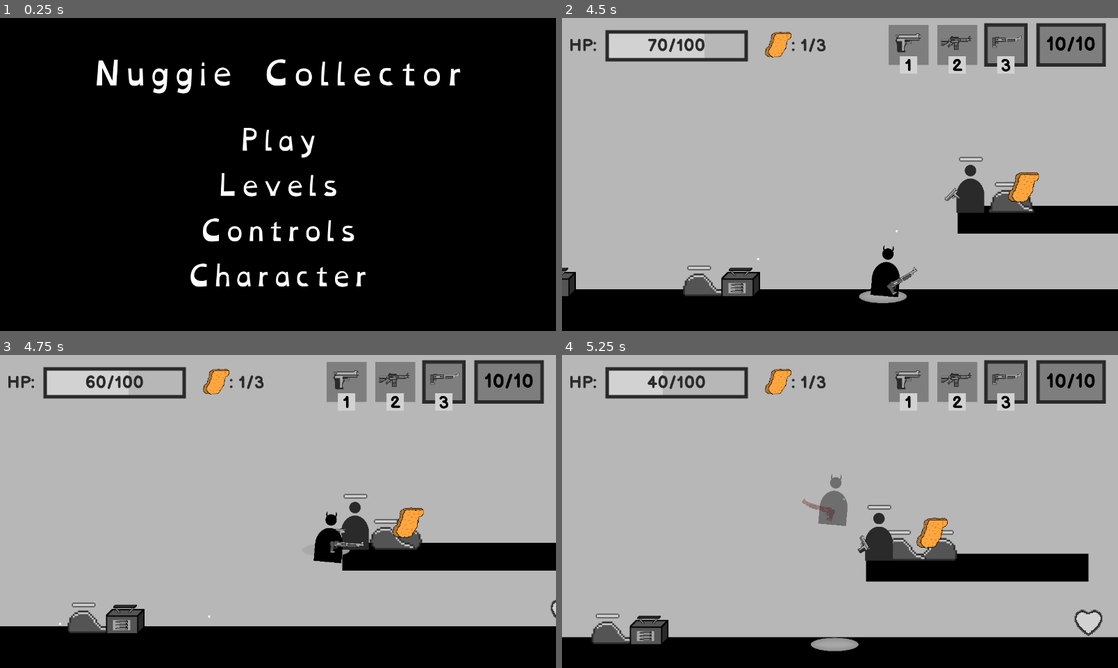
Above: before the commit, frames 1-4 (two rows, left to right).
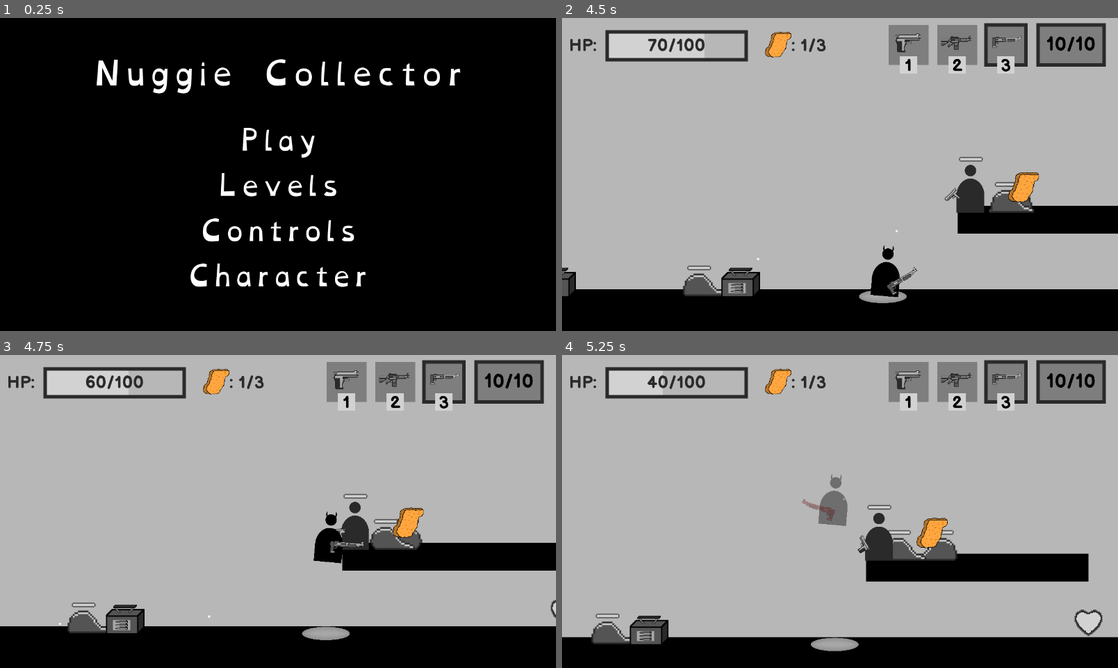
Above: after the commit, the same moments.

Repository: BesterCoder/nuggie-collector
Game: Godot game, scene res://menus/main/MainMenu.tscn
Two runs of this game, one before a commit and one after it. Both use one fixed random seed, a clock stepped at 60 frames per second and the inputs below.
Inputs (mouse positions are in pixels of both pictures, inside the frame that each line leads up to):
- Up to frame 1 (0.25 s): no input
- Up to frame 2 (4.5 s): click "Play" at 0.5 s; move the mouse to (962, 158) at 1.27 s; hold E (interact) 1.28-2.03 s; hold D (move_right) 1.28-2.78 s; tap W (jump) at 1.52, 2.27, 3.77 s; move the mouse to (728, 190) at 2.02 s; click (728, 190) at 2.1 s; move the mouse to (895, 105) at 2.77 s; hold A (move_left) 2.78-3.53 s; tap 1 (select_pistol) at 2.85 s; move the mouse to (812, 237) at 3.52 s; hold D (move_right) from 3.53 s (still down); tap 2 (select_rifle) at 3.6 s; move the mouse to (1006, 221) at 4.27 s; tap 3 (select_shotgun) at 4.35 s
- Up to frame 3 (4.75 s): keep holding D (move_right); tap W (jump) at 4.52 s
- Up to frame 4 (5.25 s): move the mouse to (673, 464) at 5.02 s; release D (move_right) at 5.03 s; hold A (move_left) from 5.03 s (still down); tap E (interact) at 5.1 s

Frames 1-2 are identical in both runs. In frame 3, 0.3% of the frame differs, in the area x 54-63%, y 62-92%; in frame 4, nothing differs.

Commit message:
Made the player halo less glitchy

Diff:
--- a/characters/player/Player.gd
+++ b/characters/player/Player.gd
@@ -105,7 +105,7 @@
 		move_dir.MOVE_NONE:
 			$Body.rotation_degrees = 0
 
-	$halo_floor.position.x = $Body.texture.get_width() * dir
+	$halo_floor.position.x = $Body.texture.get_width() * self.scale.x * dir
 
 func _halo_location():
 	if is_on_floor():
